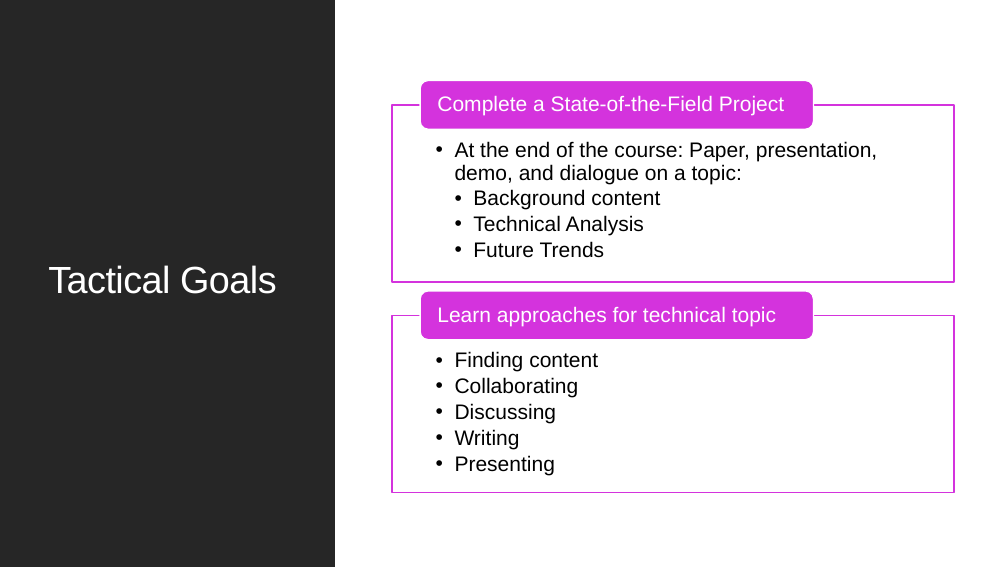
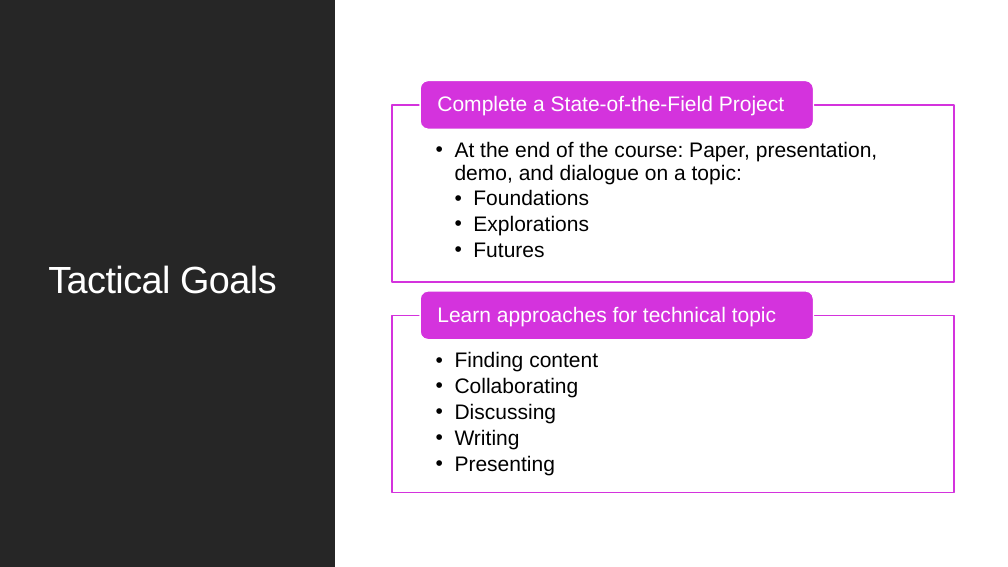
Before and after one commit to maherou/Teaching, a slide deck: slide 2 of files/CS373/IntroToCompSciResearch.pptx. Drawn at 1008x567 pixels with LibreOffice and Linux fonts; fonts in the diff are those of the drawing. Boxes give left, top, right and bottom in pixels: in the first picture for what was removed or moved away, otherwise in the second. Text is boxed around its words. In the diff, an @@ line names an element or a change of style, - is before the commit and + after.

```diff
--- a/files/CS373/IntroToCompSciResearch.pptx
+++ b/files/CS373/IntroToCompSciResearch.pptx
@@ text at [473,189,589,258]: text changed @@
-    • Background content
-    • Technical Analysis
-    • Future Trends
+    • Foundations
+    • Explorations
+    • Futures
```
Also in this commit, not shown: 1 slide added, 6 other files.
